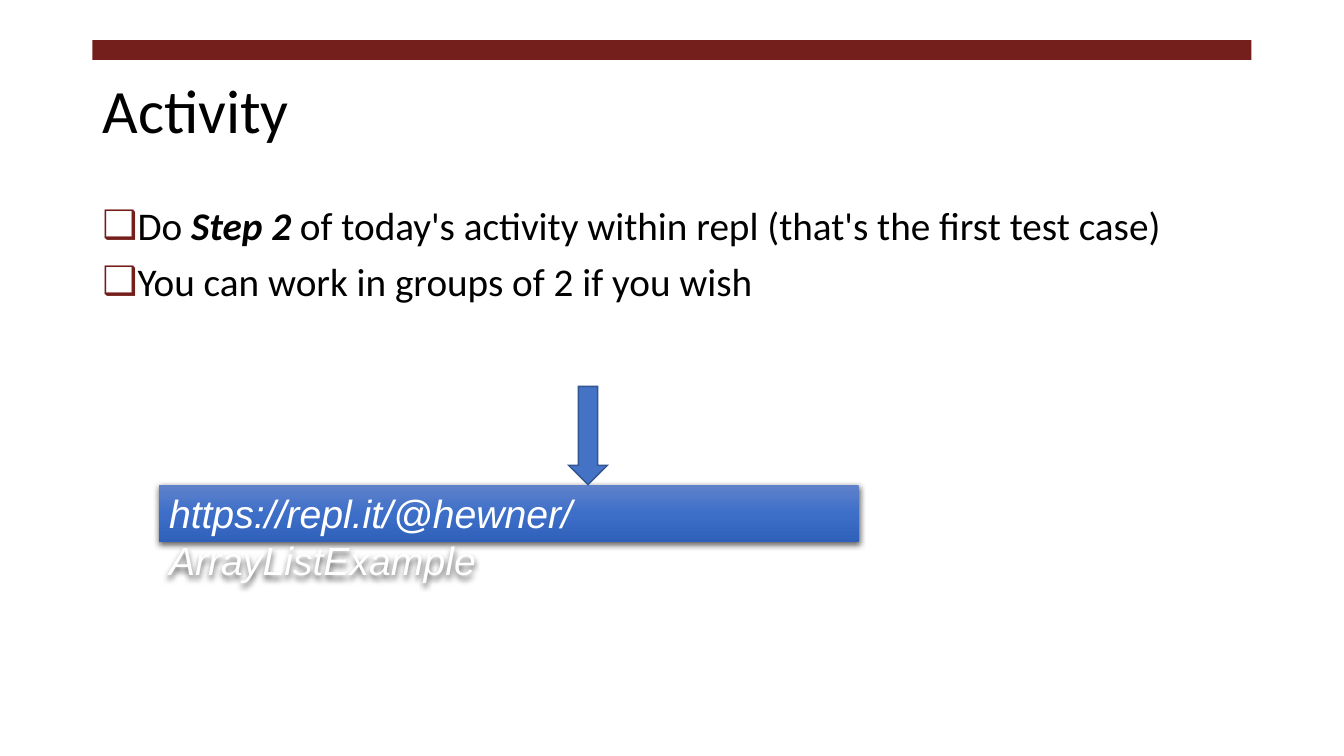
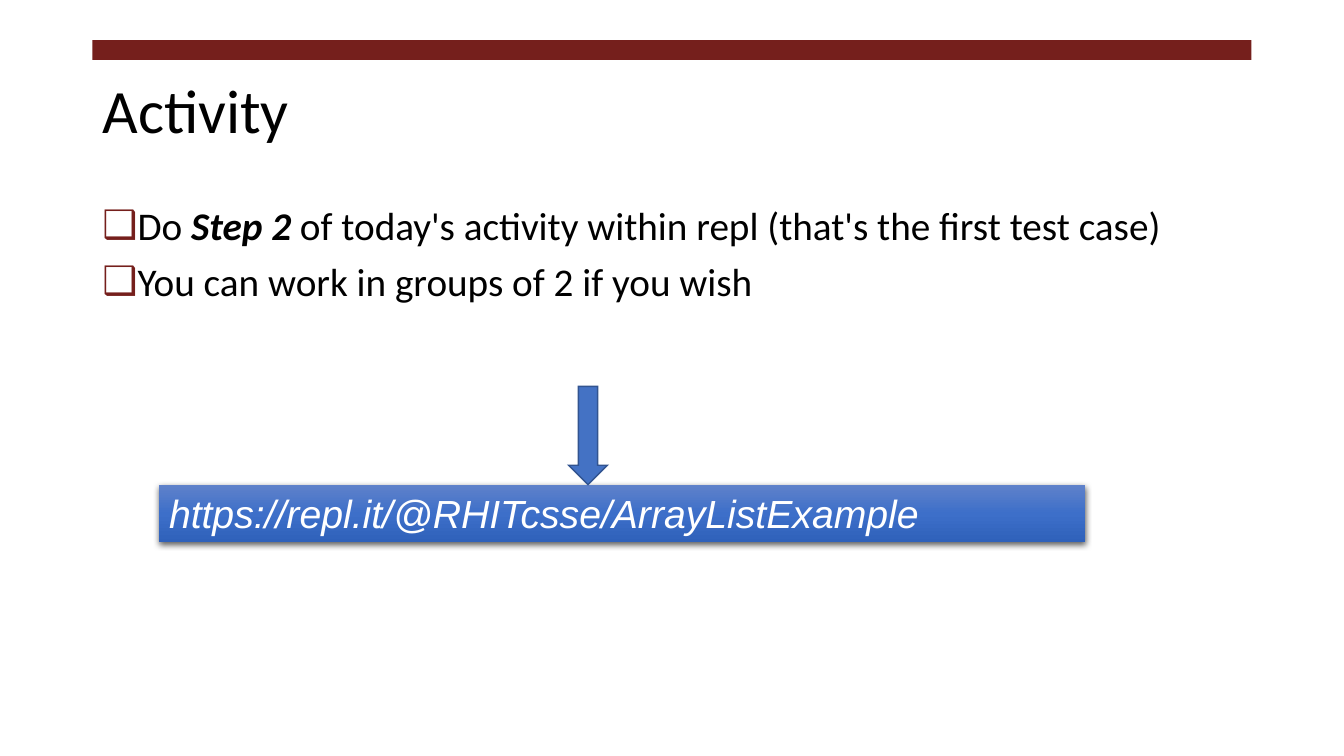
Before and after one commit to RHIT-CSSE/csse332, a slide deck: slide 12 of ClassMaterials/C_Pointers/C_KeyConcepts.pptx. Drawn at 1344x756 pixels with LibreOffice and Linux fonts; fonts in the diff are those of the drawing. Boxes give left, top, right and bottom in pixels: in the first picture for what was removed or moved away, otherwise in the second. Text is boxed around its words. In the diff, an @@ line names an element or a change of style, - is before the commit and + after.

```diff
--- a/ClassMaterials/C_Pointers/C_KeyConcepts.pptx
+++ b/ClassMaterials/C_Pointers/C_KeyConcepts.pptx
@@ rectangle "https://repl.it/@RHITcsse/ArrayListExample": place and size @@
-rectangle "https://repl.it/@RHITcsse/ArrayListExample" at (159, 485, 859, 542)
+rectangle "https://repl.it/@RHITcsse/ArrayListExample" at (159, 485, 1085, 542)
@@ text in rectangle at (169, 499, 919, 536): text changed @@
-https://repl.it/@hewner/ArrayListExample
+https://repl.it/@RHITcsse/ArrayListExample
```
Also in this commit, not shown: 4 other slides changed, 3 other files.
